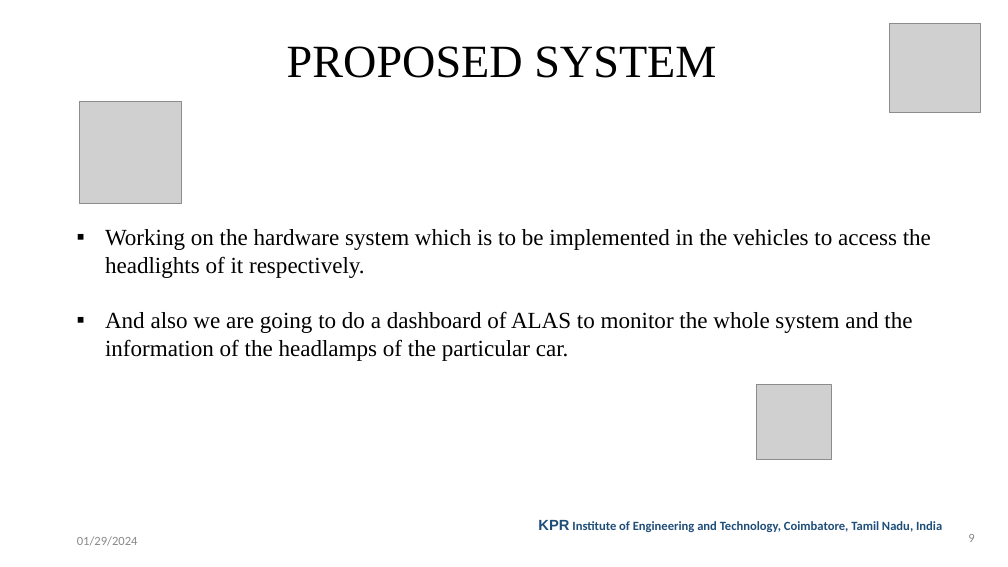
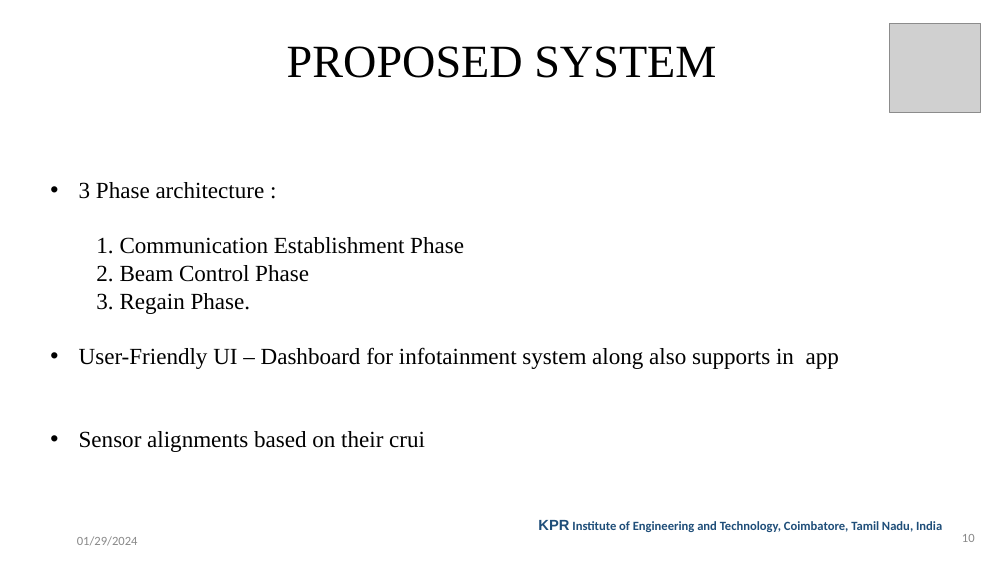
Before and after one commit to ARAVIND1702/ALAS_PPT, a slide deck: slide 10 of First Review-PPT_Template.pptx (slide 9 before the commit). Drawn at 1008x567 pixels with LibreOffice and Linux fonts; fonts in the diff are those of the drawing; grey boxes stand for pictures; background and template pictures are left out. Boxes give left, top, right and bottom in pixels: in the first picture for what was removed or moved away, otherwise in the second. Text is boxed around its words. In the diff, an @@ line names an element or a change of style, - is before the commit and + after.

```diff
--- a/First Review-PPT_Template.pptx
+++ b/First Review-PPT_Template.pptx
@@ picture removed at (79, 101, 181, 203) @@
@@ text at (79, 182, 839, 452): text changed @@
-▪ Working on the hardware system which is to be implemented in the vehicles to access the headlights of it respectively.
-▪ And also we are going to do a dashboard of ALAS to monitor the whole system and the information of the headlamps of the particular car.
+• 3 Phase architecture :
+                1. Communication Establishment Phase
+                2. Beam Control Phase
+                3. Regain Phase.
+• User-Friendly UI – Dashboard for infotainment system along also supports in app
+• Sensor alignments based on their crui
@@ picture removed at (756, 385, 831, 460) @@
@@ page number at (962, 534, 975, 542): text changed @@
-9
+10
```
Also in this commit, not shown: 12 other slides changed, 1 slide added.
